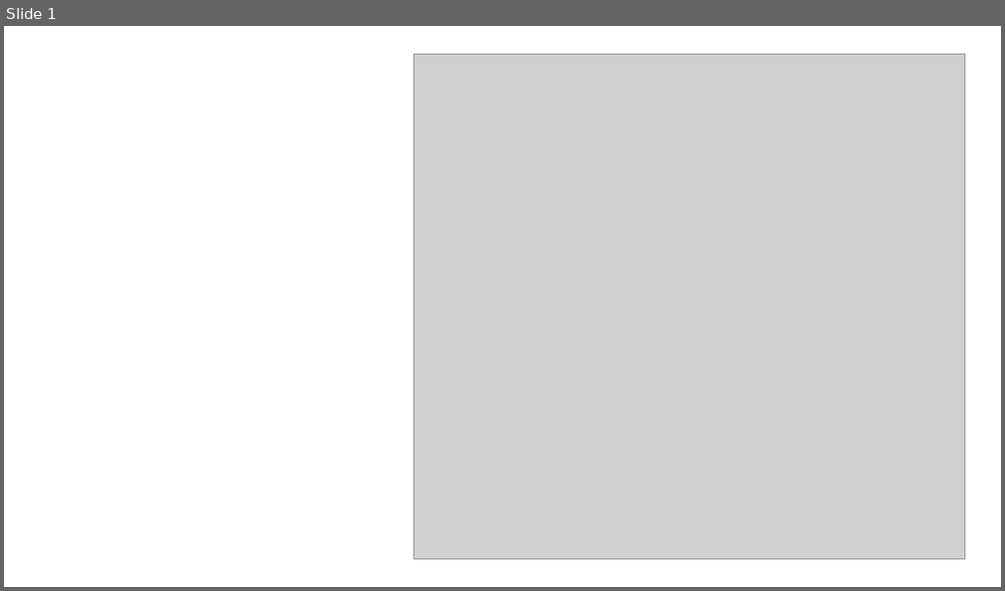
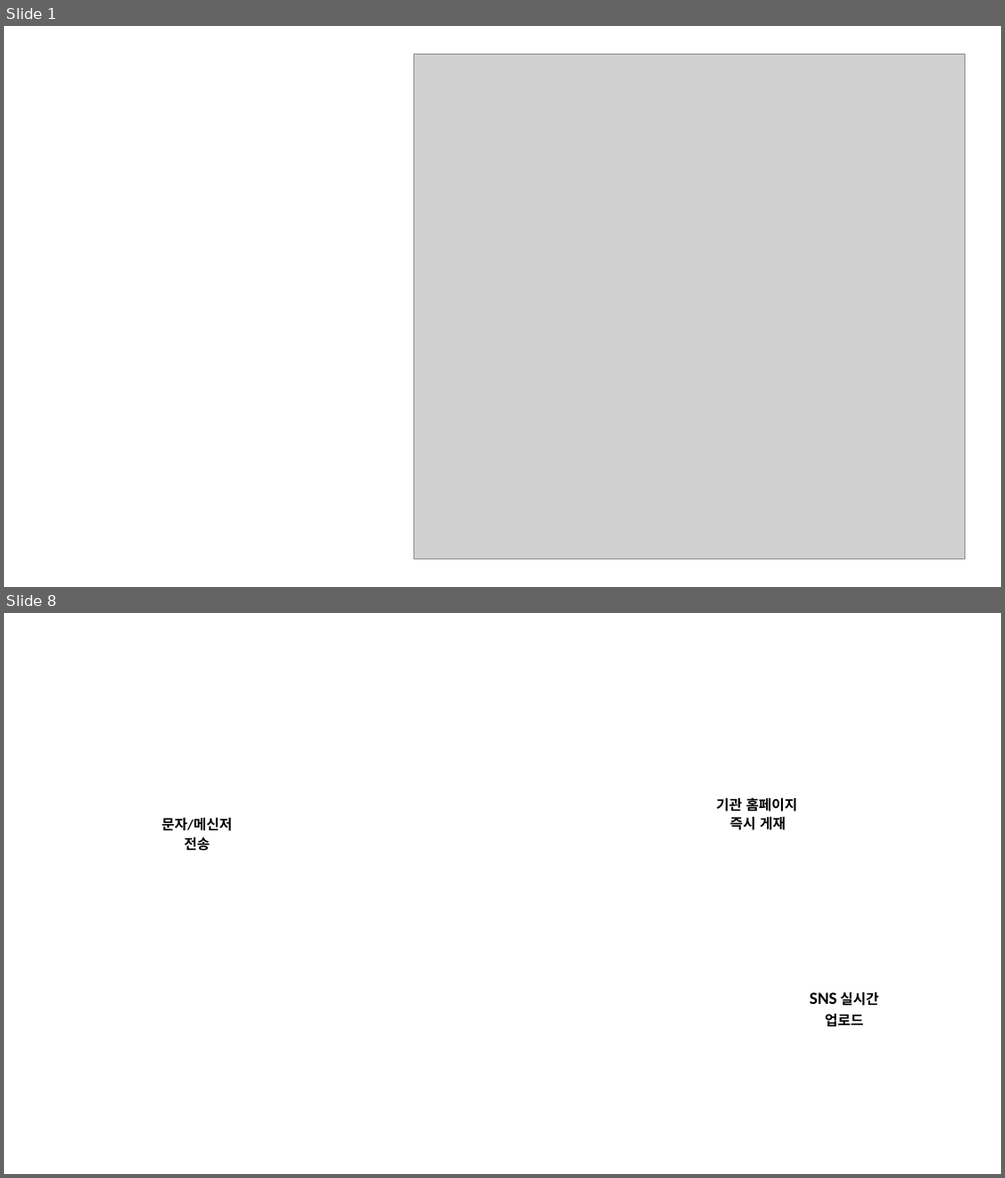
Before and after one commit to freeeuny-cmyk/-, a slide deck: 숏폼 스튜디어(기획교육과_이동은).pptx. Shown one above the other, each under a label of ours: slide 1 before the commit, slides 1 and 8 after it; the slides between them are not shown. The pictures are 1005x591 and 1005x1178 pixels, drawn with LibreOffice and Linux fonts; fonts in the diff are those of the drawing; grey boxes stand for pictures; background and template pictures are left out. Boxes give left, top, right and bottom in pixels: in the first picture for what was removed or moved away, otherwise in the second. Text is boxed around its words. In the diff, an @@ line names an element or a change of style, - is before the commit and + after.

```diff
--- a/숏폼 스튜디어(기획교육과_이동은).pptx
+++ b/숏폼 스튜디어(기획교육과_이동은).pptx
@@ slide 8 added at [4, 613, 1001, 1174], background picture (left out) @@
@@ text added at [716, 797, 798, 811], 18 pt, text #000000, bold @@
+기관 홈페이지
@@ text added at [162, 817, 232, 831], 18 pt, text #000000, bold @@
+문자/메신저
@@ rectangle added at [721, 814, 793, 833], fill #FFFFFF, 18 pt, text #000000, bold @@
+즉시 게재
@@ text added at [184, 836, 210, 851], 18 pt, text #000000, bold @@
+전송
@@ text added at [809, 991, 878, 1005], 22 pt, text #000000, bold @@
+SNS 실시간
@@ text added at [825, 1013, 863, 1027], 18 pt, text #000000, bold @@
+업로드
```
Also in this commit, not shown: 1 slide changed, 2 other slides added, 3 slides removed, 2 other files.
